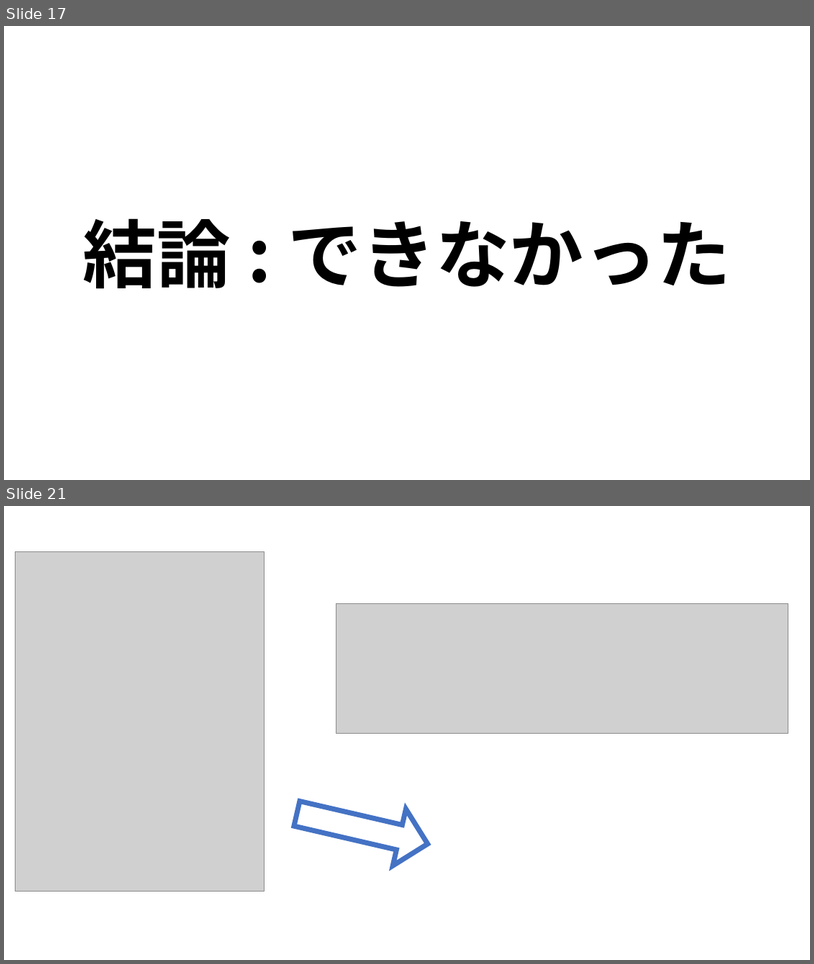
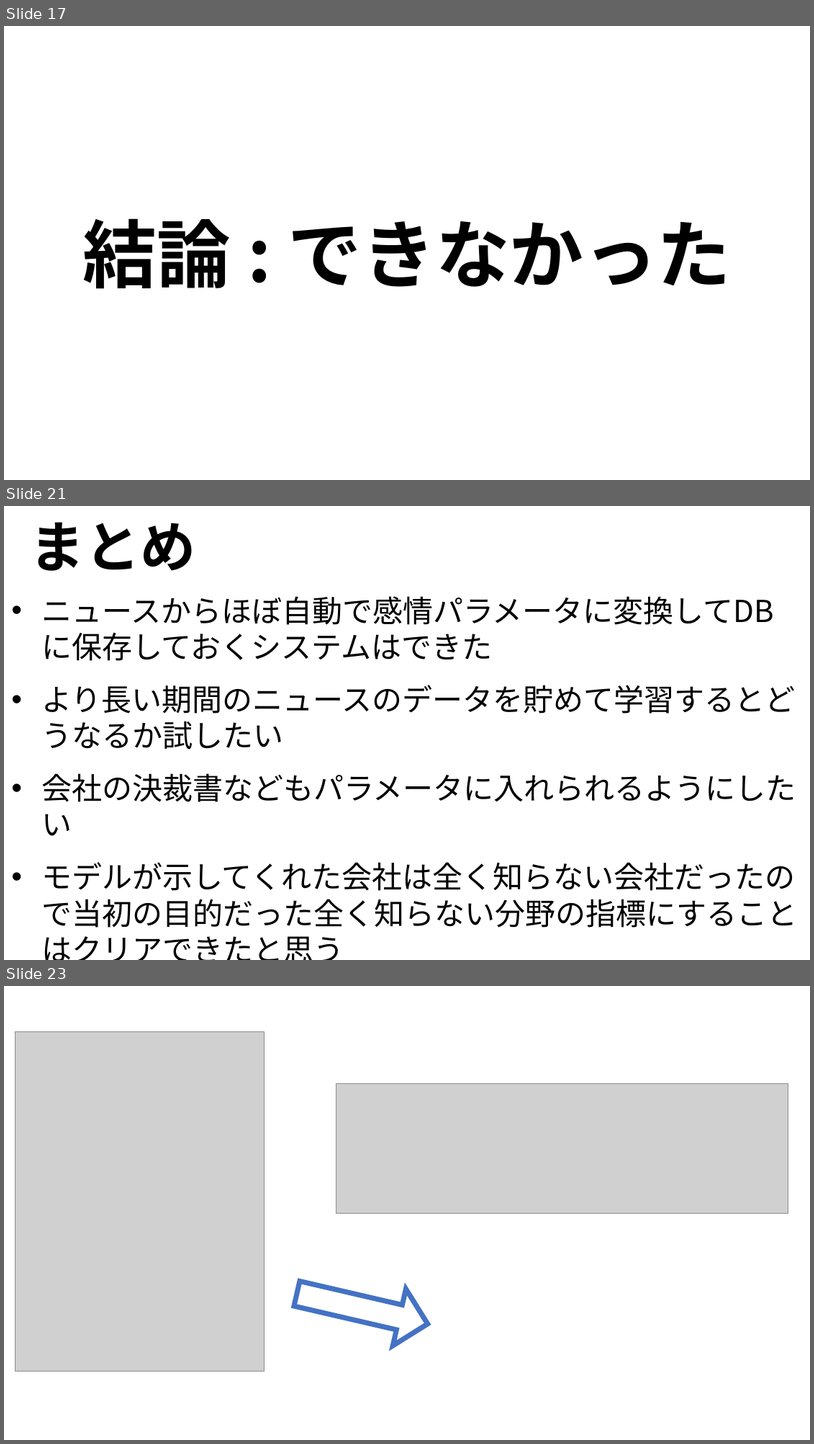
Before and after one commit to ryoww/PBL_stock, a slide deck: 最終報告.pptx. Shown one above the other, each under a label of ours: slides 17 and 21 before the commit, slides 17, 21 and 23 after it; the slides between them are not shown. The pictures are 814x964 and 814x1444 pixels, drawn with LibreOffice and Linux fonts; fonts in the diff are those of the drawing; grey boxes stand for pictures. Boxes give left, top, right and bottom in pixels: in the first picture for what was removed or moved away, otherwise in the second. Text is boxed around its words. In the diff, an @@ line names an element or a change of style, - is before the commit and + after.

```diff
--- a/最終報告.pptx
+++ b/最終報告.pptx
@@ slide 21 added at <box>4,506,810,960</box>, background #FFFFFF @@
@@ text added at <box>30,522,196,571</box>, 66 pt, text #000000, bold @@
+まとめ
@@ text added at <box>41,596,797,927</box>, 36 pt, text #000000 @@
+• ニュースからほぼ自動で感情パラメータに変換してDBに保存しておくシステムはできた
+• より長い期間のニュースのデータを貯めて学習するとどうなるか試したい
+• 会社の決裁書などもパラメータに入れられるようにしたい
+• モデルが示してくれた会社は全く知らない会社だったので当初の目的だった全く知らない分野の指標にすることはクリアできたと思う
@@ what was slide 21 is now slide 23 @@
```
Also in this commit, not shown: 3 slides changed, 2 other slides added, 1 slide removed.
